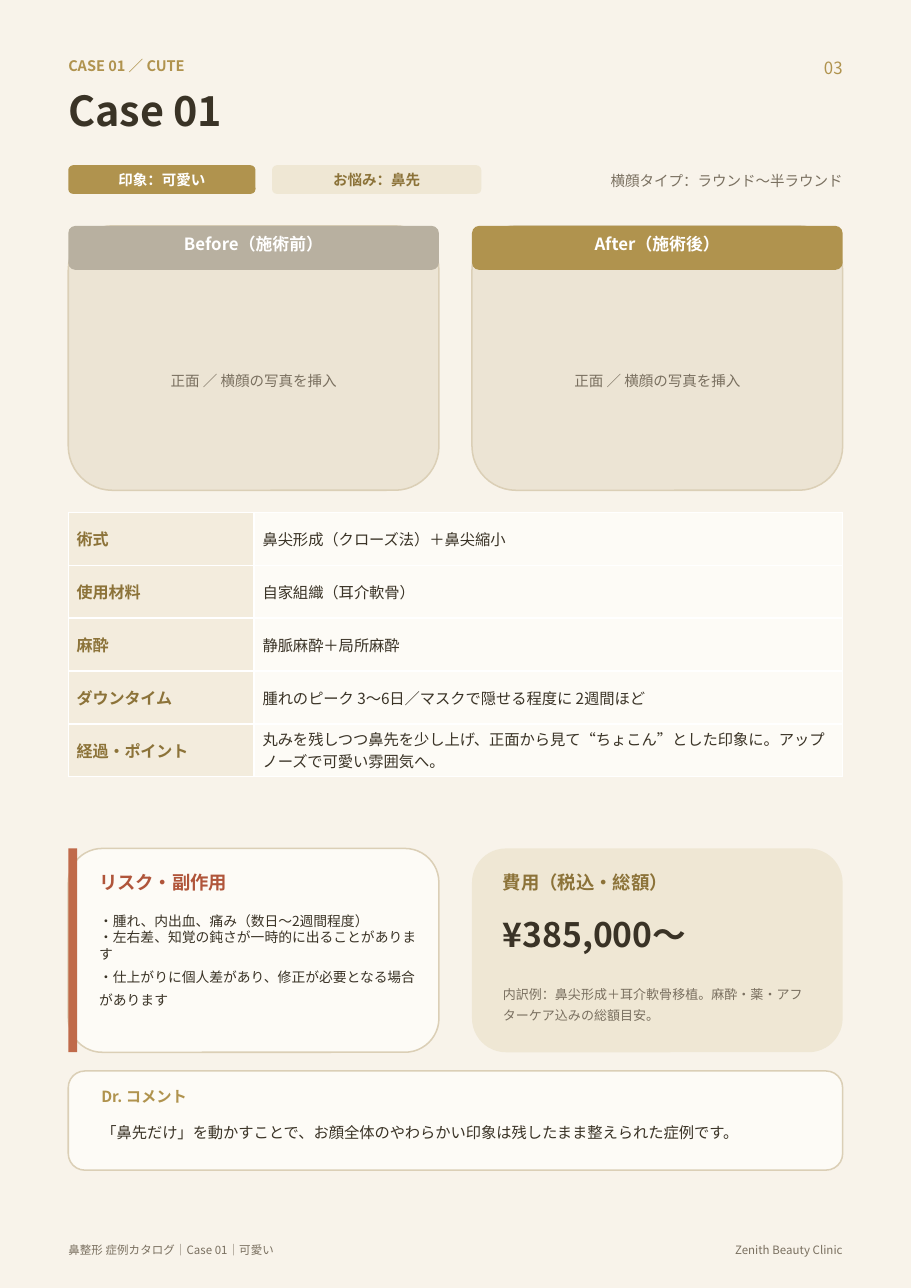
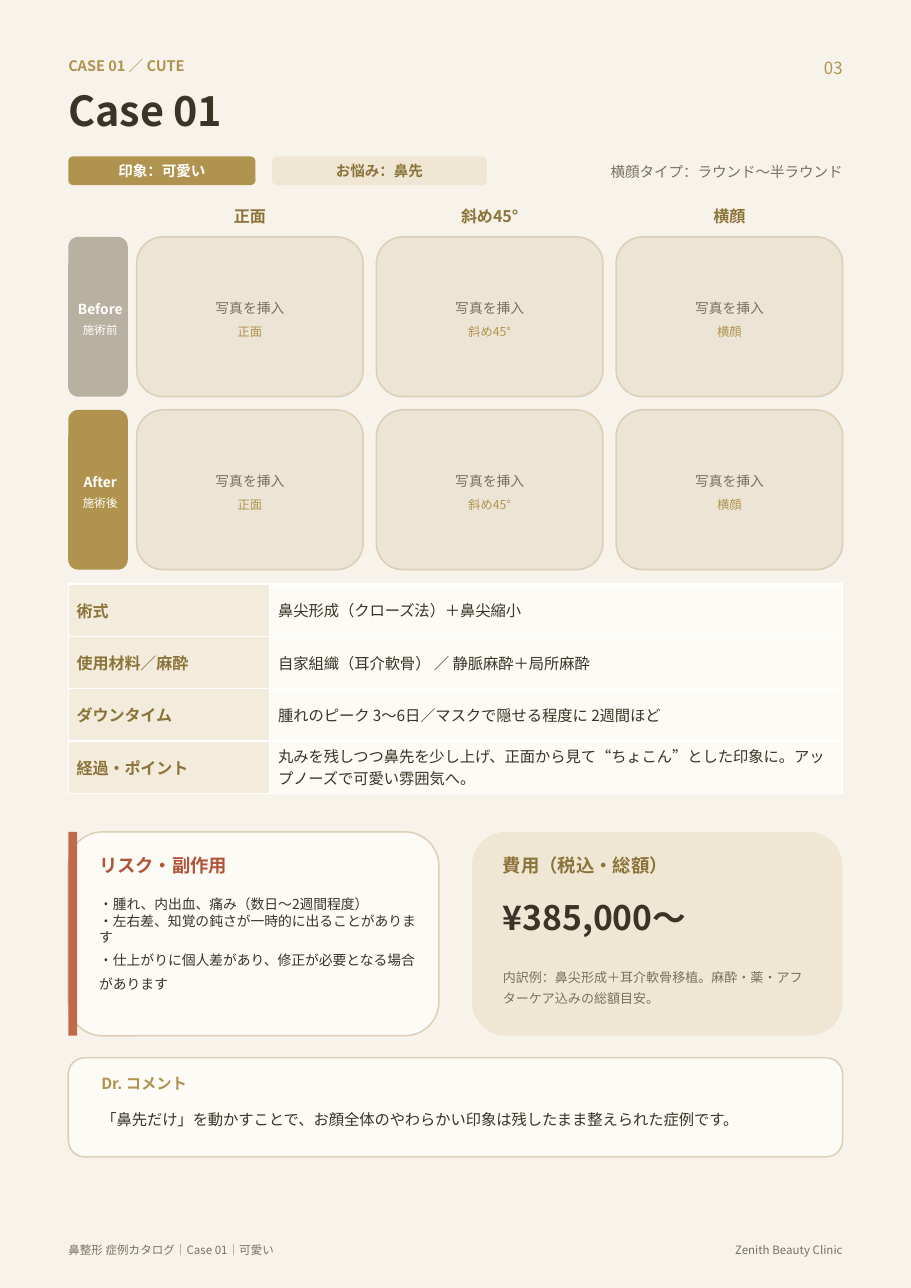
Before and after one commit to hidekkobonba/nosejob, a slide deck: slide 4 of 鼻整形_症例カタログ.pptx. Drawn at 911x1288 pixels with LibreOffice and Linux fonts; fonts in the diff are those of the drawing. Boxes give left, top, right and bottom in pixels: in the first picture for what was removed or moved away, otherwise in the second. Text is boxed around its words. In the diff, an @@ line names an element or a change of style, - is before the commit and + after.

```diff
--- a/鼻整形_症例カタログ.pptx
+++ b/鼻整形_症例カタログ.pptx
@@ 2 texts, 1 rounded rectangle: place and size @@
-2 texts, 1 rounded rectangle at [68, 165, 843, 194]
+2 texts, 1 rounded rectangle at [68, 156, 843, 185]
@@ text "お悩み：鼻先": place and size @@
-text "お悩み：鼻先" at [333, 172, 420, 187]
+text "お悩み：鼻先" at [336, 163, 423, 178]
@@ rounded rectangle: place and size @@
-rounded rectangle at [272, 165, 481, 194]
+rounded rectangle at [272, 156, 487, 185]
@@ text added at [234, 209, 266, 224], 10.5 pt, text #8C7339, bold @@
+正面
@@ text added at [461, 208, 518, 224], 10.5 pt, text #8C7339, bold @@
+斜め45°
@@ text added at [713, 206, 745, 227], 10.5 pt, text #8C7339, bold @@
+横顔
@@ text "Before" at [78, 303, 123, 335]: vertical alignment top to middle @@
@@ rounded rectangle removed at [68, 226, 440, 270] @@
@@ rounded rectangle added at [68, 237, 128, 397], fill #B8B0A0 @@
@@ rounded rectangle: place and size @@
-rounded rectangle at [68, 226, 440, 490]
+rounded rectangle at [137, 237, 364, 397]
@@ rounded rectangle added at [377, 237, 604, 397], fill #ECE4D4, outline #DBCFB6 1 pt @@
@@ rounded rectangle removed at [473, 226, 844, 270] @@
@@ rounded rectangle: place and size @@
-rounded rectangle at [473, 226, 844, 490]
+rounded rectangle at [616, 237, 843, 397]
@@ text at [78, 303, 123, 335]: text changed; size 11 to 9 pt @@
-Before（施術前）
+Before
+施術前
@@ text at [215, 301, 284, 337]: text changed; size 9.5 to 9 pt @@
-正面 ／ 横顔の写真を挿入
+写真を挿入
+正面
@@ text added at [455, 301, 524, 337], 9 pt, text #7A7060 @@
+写真を挿入
+斜め45°
@@ text at [695, 301, 764, 337]: text changed; size 9.5 to 9 pt @@
-正面 ／ 横顔の写真を挿入
+写真を挿入
+横顔
@@ text "After" at [83, 476, 118, 508]: vertical alignment top to middle @@
@@ rounded rectangle added at [68, 410, 128, 570], fill #B0934E @@
@@ rounded rectangle added at [137, 410, 364, 570], fill #ECE4D4, outline #DBCFB6 1 pt @@
@@ rounded rectangle added at [377, 410, 604, 570], fill #ECE4D4, outline #DBCFB6 1 pt @@
@@ rounded rectangle added at [616, 410, 843, 570], fill #ECE4D4, outline #DBCFB6 1 pt @@
@@ text at [83, 476, 118, 508]: text changed; size 11 to 9 pt @@
-After（施術後）
+After
+施術後
@@ text added at [215, 474, 284, 510], 9 pt, text #7A7060 @@
+写真を挿入
+正面
@@ text added at [455, 474, 524, 510], 9 pt, text #7A7060 @@
+写真を挿入
+斜め45°
@@ text added at [695, 474, 764, 510], 9 pt, text #7A7060 @@
+写真を挿入
+横顔
@@ table at [68, 584, 843, 793] @@
-row 2: 使用材料 | 自家組織（耳介軟骨）
-row 3: 麻酔 | 静脈麻酔＋局所麻酔
+row 2: 使用材料／麻酔 | 自家組織（耳介軟骨） ／ 静脈麻酔＋局所麻酔
@@ table: place and size @@
-table at [68, 512, 843, 777]
+table at [68, 584, 843, 793]
@@ 7 texts, 3 rounded rectangles, 1 rectangle: place and size @@
-7 texts, 3 rounded rectangles, 1 rectangle at [68, 848, 844, 1170]
+7 texts, 3 rounded rectangles, 1 rectangle at [68, 832, 844, 1157]
```
Also in this commit, not shown: 8 other slides changed, 2 slides added.
